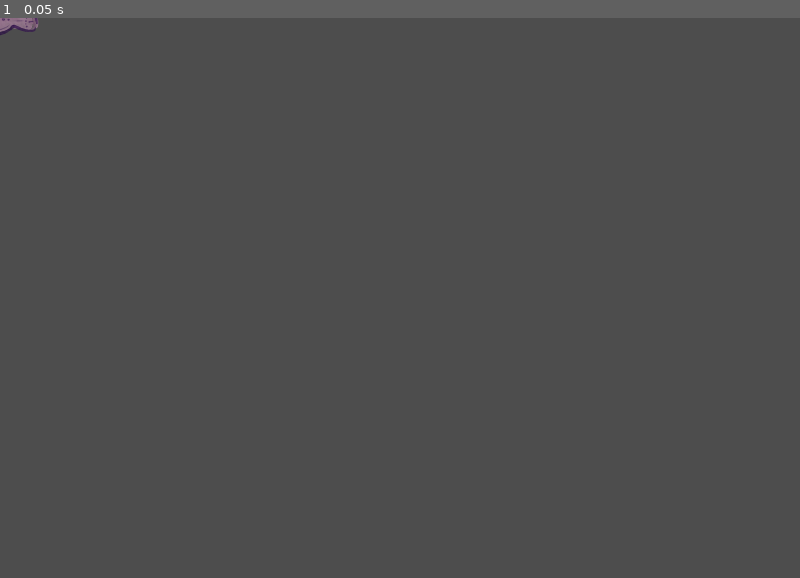
Above: before the commit, frame 1.
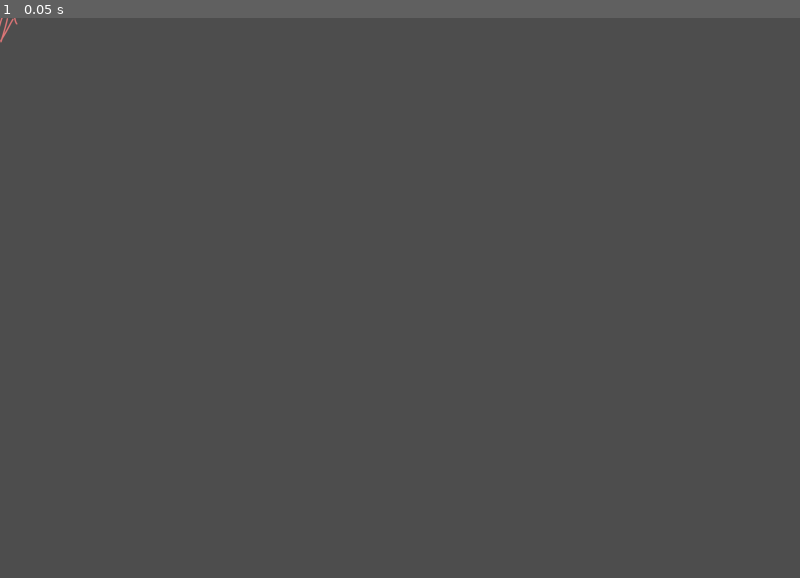
Above: after the commit, the same moment.

Repository: AustereTriceratops/BulletHellEngine
Game: Godot game, scene res://enemies/Hebrenum.tscn
Two runs of this game, one before a commit and one after it. Both use one fixed random seed, a clock stepped at 60 frames per second and the inputs below. This scene is started directly instead of the project's main scene.
Inputs:
- Up to frame 1 (0.05 s): no input

The runs differ from the first frame. In frame 1, 0.1% of the frame differs, in the area x 0-5%, y 0-5%.

Commit message:
new enemy sprites

Diff:
--- a/enemies/Claustida.tscn
+++ b/enemies/Claustida.tscn
@@ -3,7 +3,7 @@
 [ext_resource type="Script" path="res://enemies/follow_enemy.gd" id="1_tibei"]
 [ext_resource type="PackedScene" uid="uid://bcdhqje7k542u" path="res://particles/EnemyDeath.tscn" id="2_uuu1x"]
 [ext_resource type="Shader" uid="uid://gpq4gjh1mypu" path="res://enemies/HitFlash.tres" id="3_hmlsp"]
-[ext_resource type="Texture2D" uid="uid://cvw8bwh378ne3" path="res://enemies/sprites/CI_sprite.png" id="4_yofa8"]
+[ext_resource type="Texture2D" uid="uid://cgjpbs2rt7owp" path="res://enemies/sprites/claustida.png" id="4_foph5"]
 
 [sub_resource type="RectangleShape2D" id="RectangleShape2D_x1x1h"]
 size = Vector2(20, 12)
@@ -15,7 +15,7 @@
 shader_parameter/flashColor = Color(0.980392, 0.968627, 0.839216, 1)
 
 [sub_resource type="RectangleShape2D" id="RectangleShape2D_bq1ck"]
-size = Vector2(22, 8)
+size = Vector2(16, 11)
 
 [sub_resource type="Animation" id="Animation_gxjxn"]
 length = 0.001
@@ -80,10 +80,7 @@
 
 [node name="Sprite" type="Sprite2D" parent="."]
 material = SubResource("ShaderMaterial_5hldv")
-position = Vector2(-14, -7)
-rotation = 1.5708
-scale = Vector2(0.5, 0.5)
-texture = ExtResource("4_yofa8")
+texture = ExtResource("4_foph5")
 
 [node name="Hitbox" type="Area2D" parent="."]
 collision_layer = 8
--- a/enemies/Hebrenum.tscn
+++ b/enemies/Hebrenum.tscn
@@ -3,7 +3,7 @@
 [ext_resource type="Script" path="res://enemies/follow_enemy.gd" id="1_3vhny"]
 [ext_resource type="PackedScene" uid="uid://bcdhqje7k542u" path="res://particles/EnemyDeath.tscn" id="2_uhc7j"]
 [ext_resource type="Shader" uid="uid://gpq4gjh1mypu" path="res://enemies/HitFlash.tres" id="3_v0cjp"]
-[ext_resource type="Texture2D" uid="uid://yahyqu8i4frv" path="res://enemies/sprites/HO_sprite.png" id="4_1xpos"]
+[ext_resource type="Texture2D" uid="uid://bbbj0buhjg1cm" path="res://enemies/sprites/enemy_2.png" id="4_bb67g"]
 
 [sub_resource type="RectangleShape2D" id="RectangleShape2D_x1x1h"]
 size = Vector2(20, 12)
@@ -75,15 +75,14 @@
 
 [node name="Sprite2D" type="Sprite2D" parent="."]
 material = SubResource("ShaderMaterial_5hldv")
-scale = Vector2(0.8, 0.8)
-texture = ExtResource("4_1xpos")
+texture = ExtResource("4_bb67g")
 
 [node name="Hitbox" type="Area2D" parent="."]
 collision_layer = 8
 collision_mask = 5
 
 [node name="CollisionShape2D" type="CollisionShape2D" parent="Hitbox"]
-scale = Vector2(24, 12)
+scale = Vector2(12, 16)
 shape = SubResource("RectangleShape2D_bq1ck")
 
 [node name="HitFlash" type="AnimationPlayer" parent="."]
Binary file removed: enemies/sprites/CI_sprite.png
Binary file removed: enemies/sprites/CM_sprite.png
Binary file removed: enemies/sprites/EK_sprite.png
Binary file removed: enemies/sprites/FR_sprite.png
Binary file removed: enemies/sprites/HO_sprite.png
Binary file added: enemies/sprites/claustida.png
Binary file added: enemies/sprites/enemy_2.png
Binary file added: enemies/sprites/enemy_3.png
Binary file added: enemies/sprites/enemy_4.png
Binary file added: enemies/sprites/enemy_5.png
